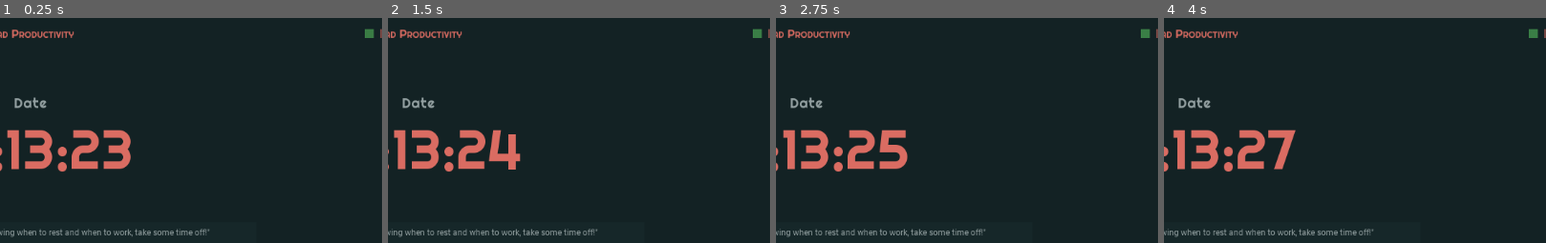
Above: before the commit, frames 1-4 (left to right).
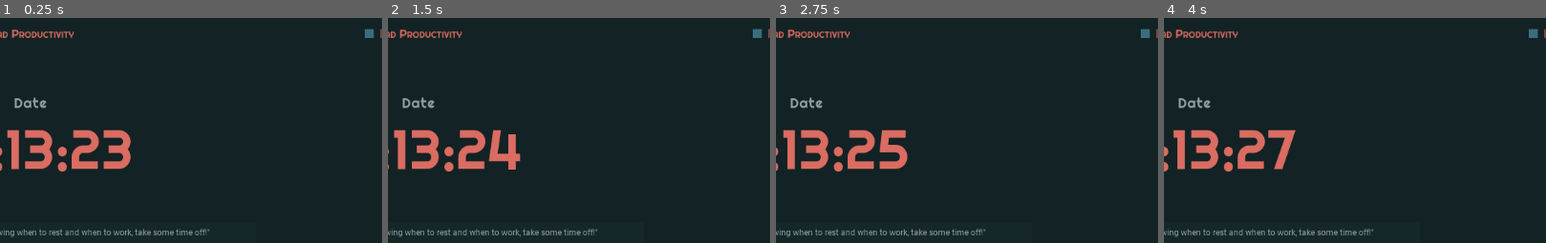
Above: after the commit, the same moments.

Repository: Mad-Cookies-Studio/mad-productivity
Game: Godot game, scene res://Main.tscn
The game is run twice, just before and just after one commit, with the same random seed, the same clock (stepped at 60 frames per second) and the same inputs.
Inputs (mouse positions are % of the whole screen's width and height, from its top left):
- Up to frame 1 (0.25 s): no input
- Up to frame 2 (1.5 s): click (97, 3) at 0.5 s; click (2, 38) at 1.25 s
- Up to frame 3 (2.75 s): click (2, 46) at 2 s
- Up to frame 4 (4 s): click (2, 54) at 2.75 s; click (2, 62) at 3.5 s
The pictures show only the part of the screen within x 48-98%, y 0-50%; the shares and areas given below are measured in that part.

The runs differ from the first frame. In frame 1, less than 0.1% of the frame differs, in the area x 95-98%, y 5-9%; in frame 2, 0.1%; in frame 3, 0.1%; in frame 4, 0.1%.
Error in both runs: Invalid get index '11' (on base: 'Array'). (res://Scripts/Views/Dashboard.gd:32)

Commit message:
ADD: Splash and minimize icon.

Diff:
--- a/project.godot
+++ b/project.godot
@@ -12,7 +12,11 @@
 
 config/name="MadProductivity"
 run/main_scene="res://Main.tscn"
+run/low_processor_mode=true
+boot_splash/image="res://Splash.png"
+boot_splash/bg_color=Color( 0.0745098, 0.133333, 0.141176, 1 )
 config/icon="res://icon.png"
+config/windows_native_icon="res://icon.ico"
 
 [autoload]
 
@@ -24,6 +28,8 @@
 window/size/height=650
 window/size/borderless=true
 window/dpi/allow_hidpi=true
+window/per_pixel_transparency/allowed=true
+window/per_pixel_transparency/enabled=true
 window/stretch/mode="viewport"
 window/stretch/aspect="keep_height"
 
@@ -34,6 +40,11 @@
 [rendering]
 
 quality/driver/driver_name="GLES2"
+quality/intended_usage/framebuffer_allocation=1
+quality/intended_usage/framebuffer_allocation.mobile=1
 vram_compression/import_etc=true
 vram_compression/import_etc2=false
+quality/shadows/filter_mode=0
+quality/reflections/texture_array_reflections=false
+quality/reflections/high_quality_ggx=false
 environment/default_environment="res://default_env.tres"
Binary file changed: Assets/Buttons/Minimize.png
Binary file added: Splash.png
Not shown, added: Splash.png.import
